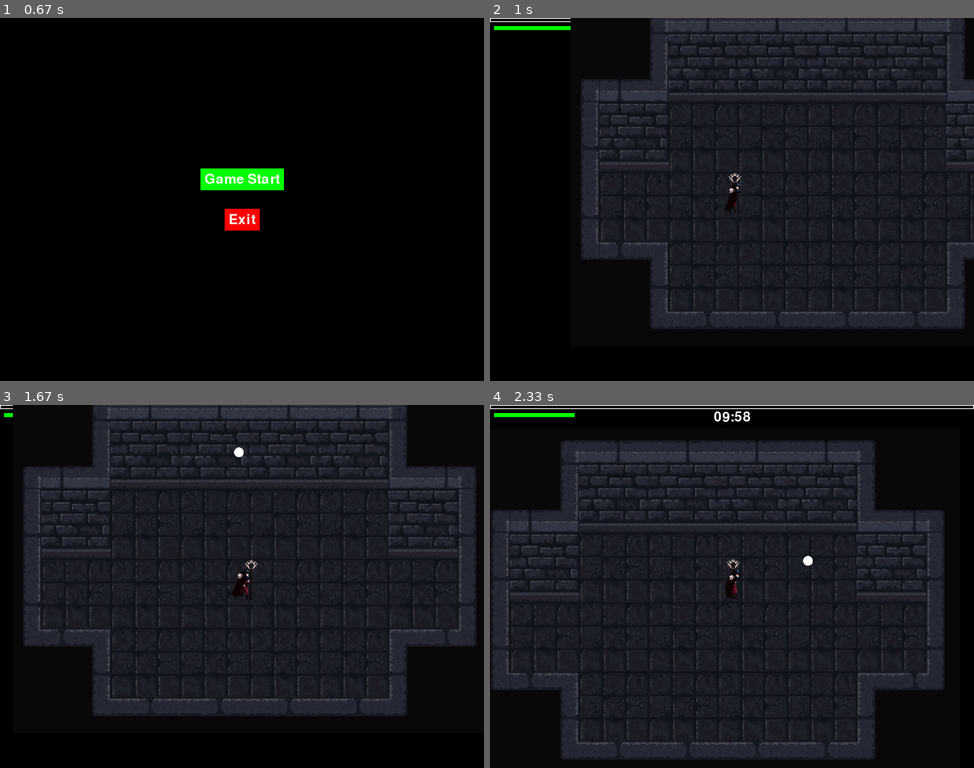
Above: before the commit, frames 1-4 (two rows, left to right).
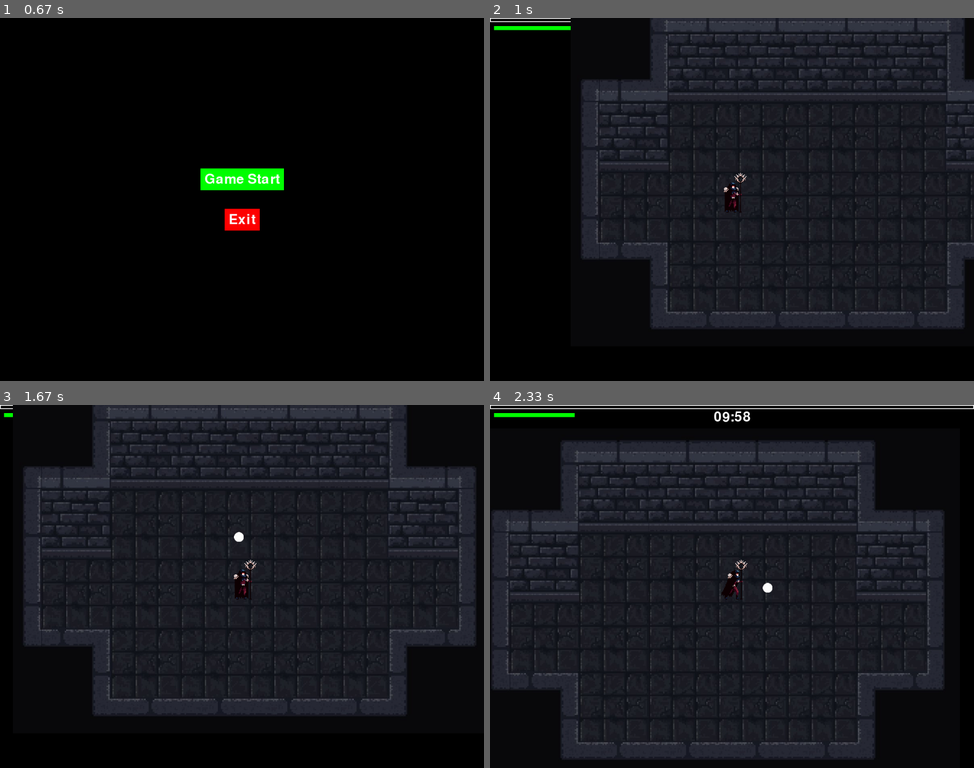
Above: after the commit, the same moments.

Repository: Seo-BJ/PyGame-TermProject
Game: pygame game, started from GameManager.py
Two runs of this game, one before a commit and one after it. Both use one fixed random seed, a clock stepped at 60 frames per second and the inputs below.
Inputs (mouse positions are in pixels of both pictures, inside the frame that each line leads up to):
- Up to frame 1 (0.67 s): press the mouse at (242, 177) at 0.37 s; move the mouse to (295, 184) at 0.47 s; release the mouse at (353, 192) at 0.6 s
- Up to frame 2 (1 s): press the mouse at (732, 177) at 0.7 s; move the mouse to (819, 210) at 0.8 s; release the mouse at (901, 243) at 0.93 s
- Up to frame 3 (1.67 s): hold D 1-1.47 s; move the mouse to (62, 593) at 1.03 s; press the mouse at (242, 564) at 1.53 s; move the mouse to (266, 575) at 1.63 s
- Up to frame 4 (2.33 s): release the mouse at (785, 586) at 1.77 s; hold W 1.83-2.13 s; click (790, 575) at 1.92 s; hold D from 2.17 s (still down); click (809, 535) at 2.25 s

Frame 1 is identical in both runs. In frame 2, 0.2% of the frame differs, in the area x 48-53%, y 42-54%; in frame 3, 0.3%, in the area x 47-54%, y 11-54%; in frame 4, 0.2%.

Commit message:
player animation 전환 추가
player animation 전환 추가

Diff:
--- a/GameManager.py
+++ b/GameManager.py
@@ -106,16 +106,6 @@
 
 pause_reason = "ESC KeyDown"
 
-animation_list = []
-animation_steps = 10
-
-sprite_sheet_image = pygame.image.load('playerSprite\walk.png').convert_alpha()
-sprite_sheet = spritesheet.SpriteSheet(sprite_sheet_image, animation_steps, 96, 96, 1, (0,0,0))
-
-
-animation_cooldown = 100 # m/s
-
-
 # Game Start before the game loop
 menu.start_menu()
 
@@ -155,10 +145,6 @@
     if hits:
         player.take_damage(10)  # Example damage value
 
-    # 발사체 Hit 이벤트
-    for projectile in projectile_group:
-        projectile.update()
-
     # 게임 오버 이벤트
     if player.current_hp <= 0:
         print("Player health is zero, calling game_over")  # Debugging print
--- a/player.py
+++ b/player.py
@@ -4,6 +4,8 @@
 from projectile import *
 from gameSetting import *
 
+IDLE = "idle"
+WALKING = 'walking'
 
 class Player(pygame.sprite.Sprite):
     def __init__(self, projectile_group, all_sprites_group, enemy_group):
@@ -12,11 +14,17 @@
 
         # 플레이어 이미지, 스프라이트
         self.image =  pygame.image.load('playerSprite\walk.png').convert_alpha()
-        animation_steps = 10
-        self.sprite_sheet = spritesheet.SpriteSheet(self.image, animation_steps, 96, 96, 2, (0,0,0))
-        self.base_player_image = self.sprite_sheet.get_base_image()
+        self.sprite_sheets = {
+            IDLE: spritesheet.SpriteSheet('playerSprite/idle.png', 10, 96, 96, 2, (0,0,0)),
+            WALKING: spritesheet.SpriteSheet('playerSprite/walk.png', 10, 96, 96, 2, (0,0,0)),
+            #SHOOTING: spritesheet.SpriteSheet('playerSprite/shoot.png', animation_steps, 96, 96, 2, (0,0,0))
+        }
+        self.current_state = IDLE
+        self.current_sheets =  self.sprite_sheets[self.current_state]
+        self.base_player_image = self.current_sheets.get_base_image()
         self.hitbox_rect = self.base_player_image.get_rect(center = self.pos)
         self.rect = self.hitbox_rect.copy()
+
 
         # 플레이어 에니메이션
         self.facing_right = True
@@ -99,6 +107,11 @@
         else:
             self.shoot = False
 
+        if self.velocity_x == 0 and  self.velocity_y == 0:
+            self.set_animation_state(IDLE)
+        else:
+            self.set_animation_state(WALKING)
+
     # 플레이어 Shoot State
     def is_shooting(self):
         if self.shoot_cooldown == 0:
@@ -149,12 +162,20 @@
             return True
 
     # 플레이어 에니메이션
+    def set_animation_state(self, new_state):
+        if self.current_state != new_state:
+            self.current_state = new_state
+            self.current_sheets = self.sprite_sheets[new_state]
+
     def animate(self):
-        self.image =  self.sprite_sheet.get_frame()
+        self.image =  self.current_sheets.get_frame()
         if not self.facing_right:
                 self.image = pygame.transform.flip(self.image, True, False)
                 self.image.set_colorkey((0, 0, 0))
         self.rect = self.base_player_image.get_rect(center=self.hitbox_rect.center)
+
+
+
 
     # 플레이어 Update
     def update(self):
--- a/spritesheet.py
+++ b/spritesheet.py
@@ -1,10 +1,8 @@
-import pygame
-
 import pygame
 
 class SpriteSheet():
-    def __init__(self, image, frame_count, frame_width, frame_height, scale, color):
-        self.sheet = image
+    def __init__(self, image_path, frame_count, frame_width, frame_height, scale, color):
+        self.sheet =  pygame.image.load(image_path).convert_alpha()
         self.frame_count = frame_count
         self.frame_width = frame_width
         self.frame_height = frame_height
Binary file added: playerSprite/idle.png
